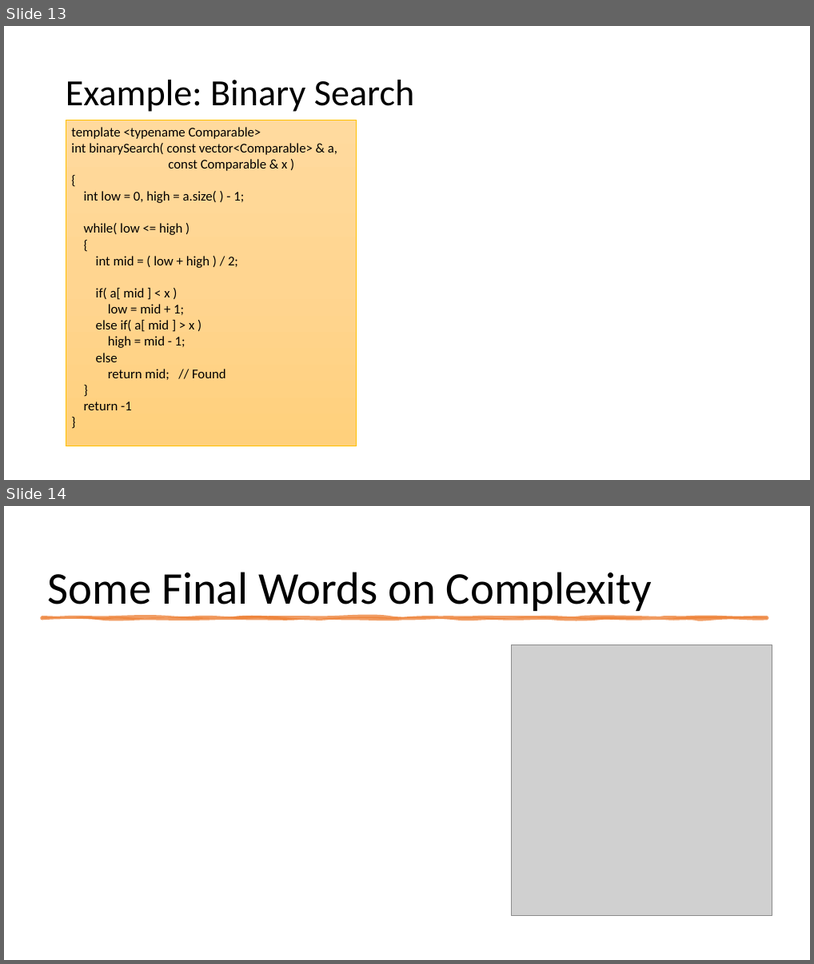
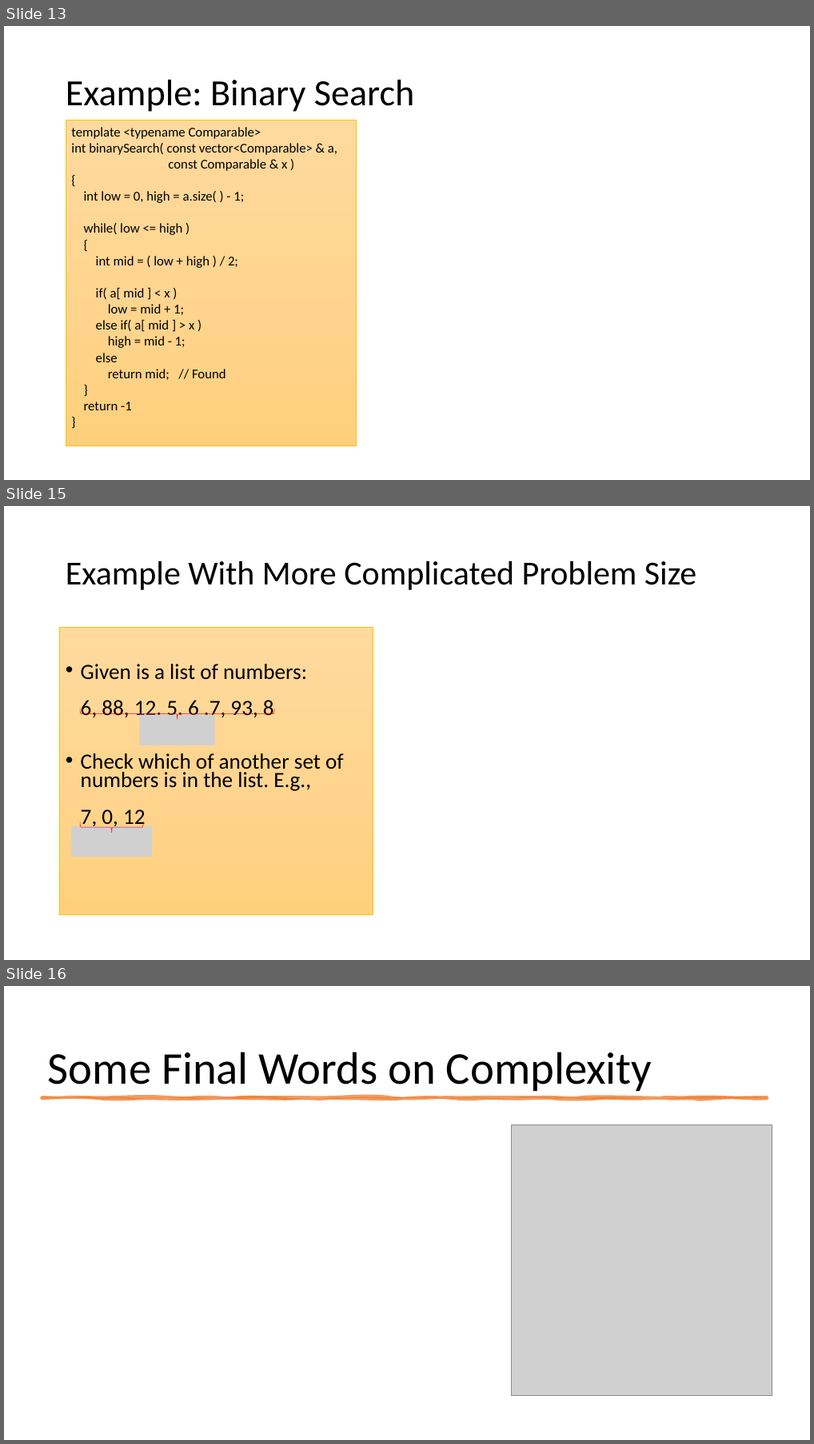
Before and after one commit to mhahsler/CS2341, a slide deck: Chapter2_Algorithm_Analysis/slides/Chapter2_Algorithm_Analysis.pptx. Shown one above the other, each under a label of ours: slides 13 and 14 before the commit, slides 13, 15 and 16 after it; the slides between them are not shown. The pictures are 814x964 and 814x1444 pixels, drawn with LibreOffice and Linux fonts; fonts in the diff are those of the drawing; grey boxes stand for pictures. Boxes give left, top, right and bottom in pixels: in the first picture for what was removed or moved away, otherwise in the second. Text is boxed around its words. In the diff, an @@ line names an element or a change of style, - is before the commit and + after.

Commit message:
added example.

```diff
--- a/Chapter2_Algorithm_Analysis/slides/Chapter2_Algorithm_Analysis.pptx
+++ b/Chapter2_Algorithm_Analysis/slides/Chapter2_Algorithm_Analysis.pptx
@@ slide 15 added at bbox=[4, 506, 810, 960], background #FFFFFF @@
@@ title added at bbox=[66, 561, 697, 590], 40 pt, text #000000 @@
+Example With More Complicated Problem Size
@@ text added at bbox=[60, 627, 374, 915], fill gradient #FFDB9E to #FFD590 to #FFD07C, outline #FFC000 0.5 pt, 25.9 pt, text #000000 @@
+• Given is a list of numbers:
+  6, 88, 12, 5, 6 ,7, 93, 8
+• Check which of another set of numbers is in the list. E.g.,
+  7, 0, 12
@@ right brace added at bbox=[80, 708, 274, 720], outline #FF0000 0.5 pt @@
@@ picture added at bbox=[139, 715, 215, 745] @@
@@ picture added at bbox=[71, 826, 152, 856] @@
@@ right brace added at bbox=[80, 821, 143, 832], outline #FF0000 0.5 pt @@
@@ what was slide 14 is now slide 16 @@
```
Also in this commit, not shown: 1 other slide added, 1 other file.
